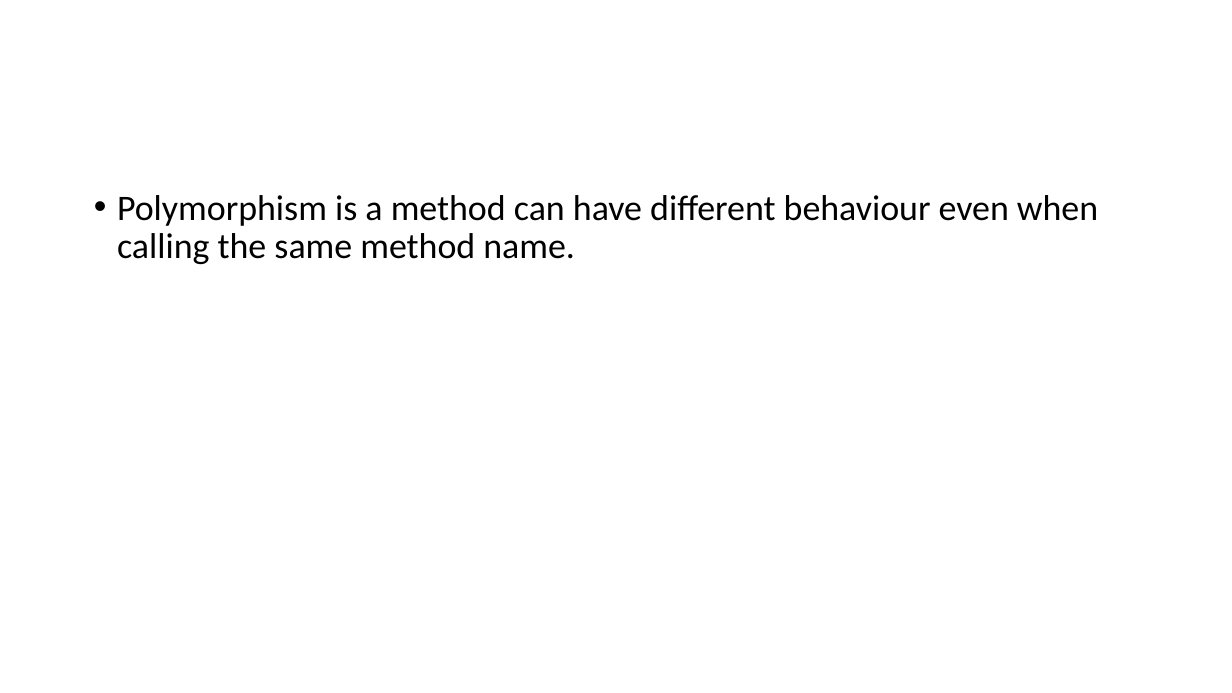
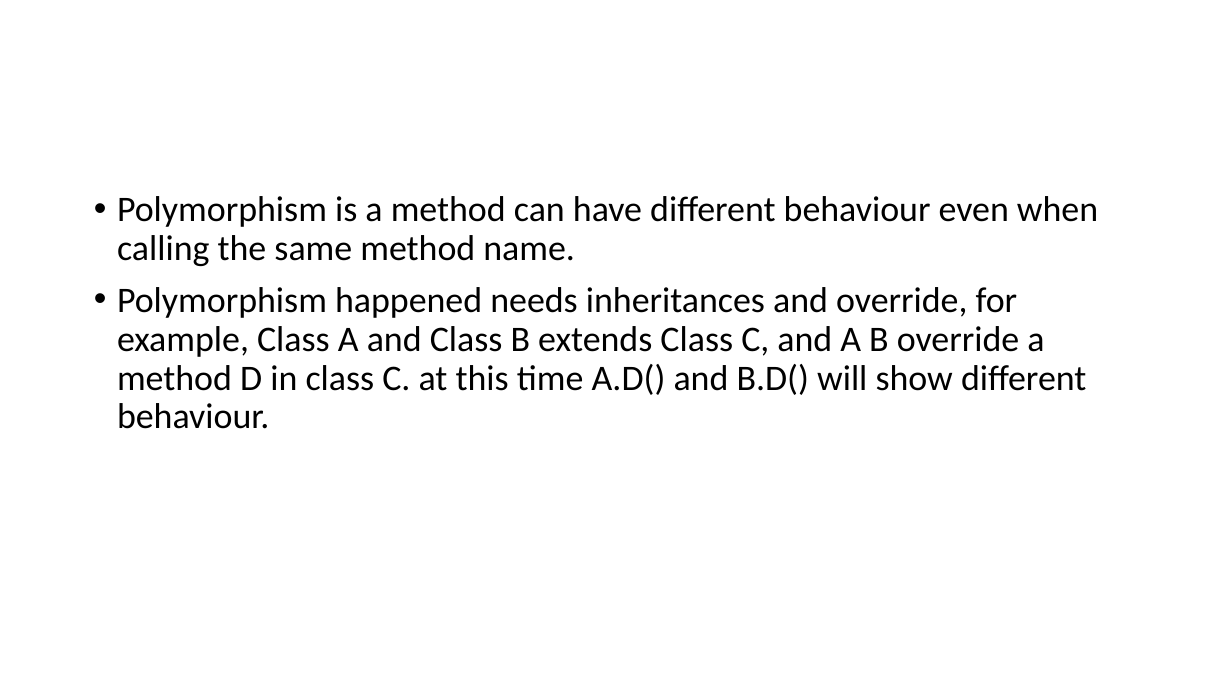
Before and after one commit to HicirTech/yoututor-comp603, a slide deck: slide 11 of w12.pptx. Drawn at 1232x693 pixels with LibreOffice and Linux fonts; fonts in the diff are those of the drawing. Boxes give left, top, right and bottom in pixels: in the first picture for what was removed or moved away, otherwise in the second. Text is boxed around its words. In the diff, an @@ line names an element or a change of style, - is before the commit and + after.

```diff
--- a/w12.pptx
+++ b/w12.pptx
@@ text at (117,287,1086,429): paragraph added @@
+• Polymorphism happened needs inheritances and override, for example, Class A and Class B extends Class C, and A B override a method D in class C. at this time A.D() and B.D() will show different behaviour.
```
Also in this commit, not shown: 2 other slides changed, 9 slides added.
